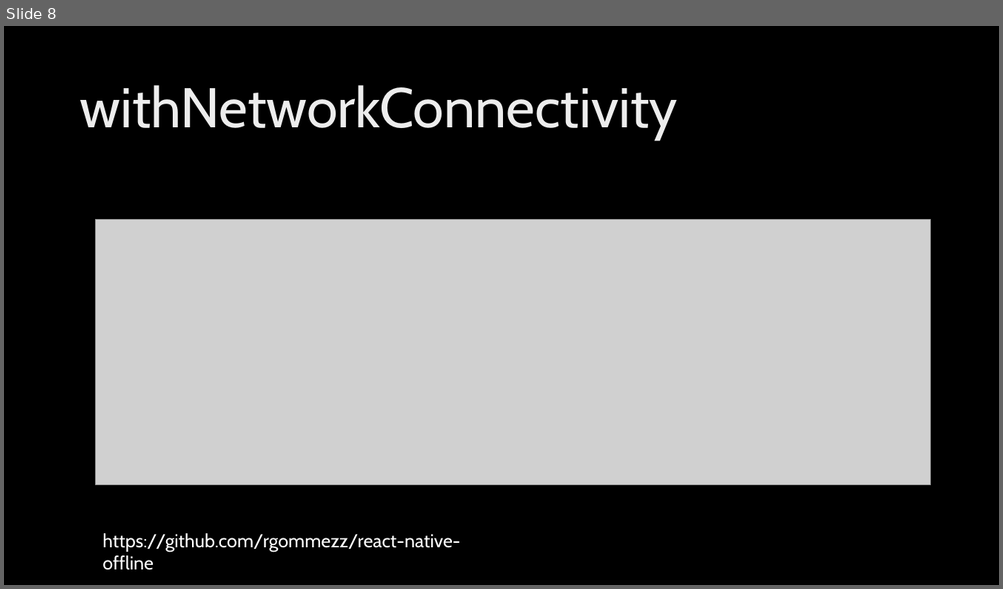
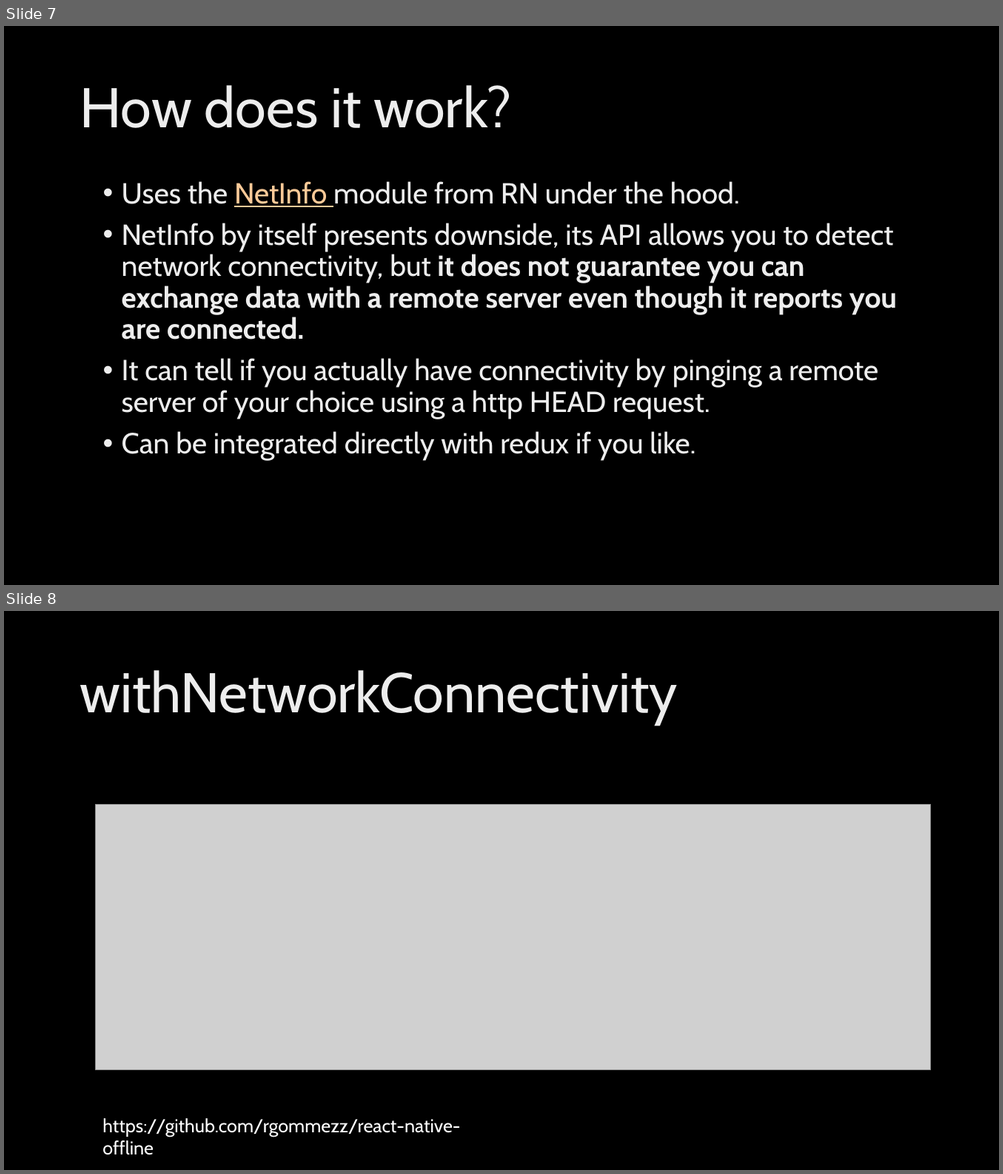
Before and after one commit to kunovsky/reactOfflineTalk, a slide deck: react_offline_talk.pptx. Shown one above the other, each under a label of ours: slide 8 before the commit, slides 7 and 8 after it. The pictures are 1003x589 and 1003x1174 pixels, drawn with LibreOffice and Linux fonts; fonts in the diff are those of the drawing; grey boxes stand for pictures; background and template pictures are left out. Boxes give left, top, right and bottom in pixels: in the first picture for what was removed or moved away, otherwise in the second. Text is boxed around its words. In the diff, an @@ line names an element or a change of style, - is before the commit and + after.

```diff
--- a/react_offline_talk.pptx
+++ b/react_offline_talk.pptx
@@ slide 7 added at (4,26,999,585), background picture (left out) @@
@@ title added at (79,85,512,128), 54 pt, text gradient #BFBFBF to #EDEDED to #FFFFFF @@
+How does it work?
@@ text added at (122,181,896,461), 28 pt, text gradient #BFBFBF to #EDEDED to #FFFFFF @@
+• Uses the NetInfo module from RN under the hood.
+• NetInfo by itself presents downside, its API allows you to detect network connectivity, but it does not guarantee you can exchange data with a remote server even though it reports you are connected.
+• It can tell if you actually have connectivity by pinging a remote server of your choice using a http HEAD request.
+• Can be integrated directly with redux if you like.
```
Also in this commit, not shown: 4 slides changed, 1 other slide added.
